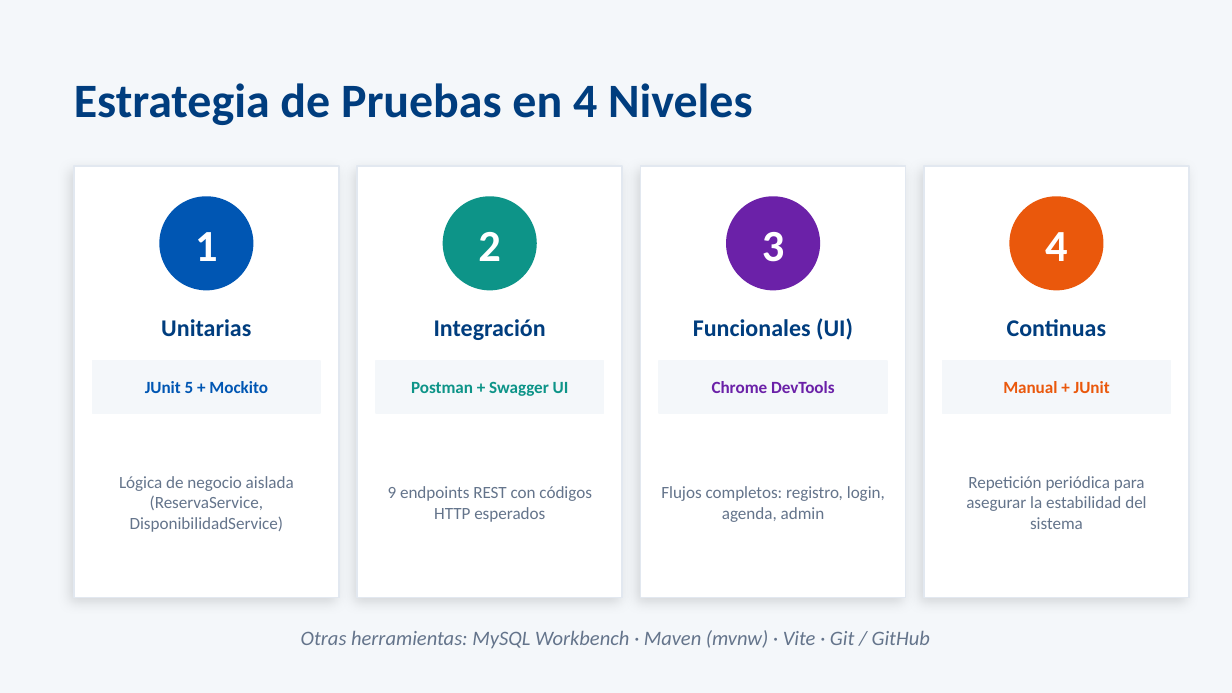
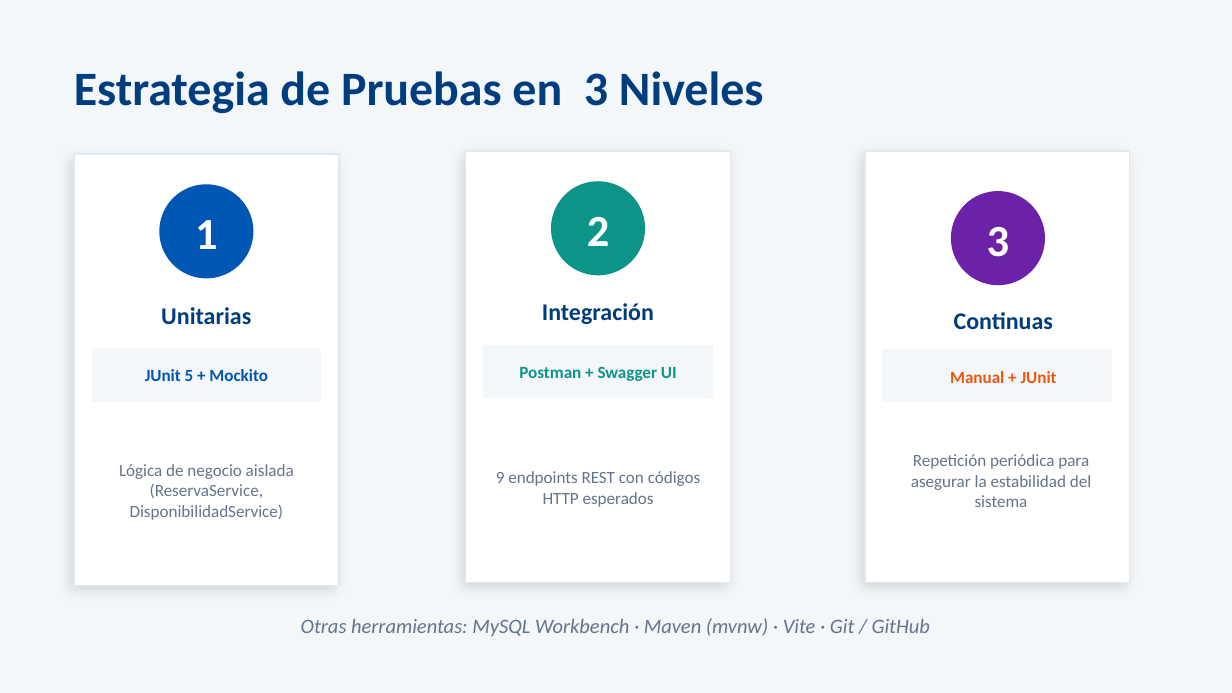
Before and after one commit to cristianoZarate/CFD-Servicios-de-limpieza, a slide deck: slide 5 of Documentación/EP3_Plan_de_Pruebas.pptx. Drawn at 1232x693 pixels with LibreOffice and Linux fonts; fonts in the diff are those of the drawing. Boxes give left, top, right and bottom in pixels: in the first picture for what was removed or moved away, otherwise in the second. Text is boxed around its words. In the diff, an @@ line names an element or a change of style, - is before the commit and + after.

```diff
--- a/Documentación/EP3_Plan_de_Pruebas.pptx
+++ b/Documentación/EP3_Plan_de_Pruebas.pptx
@@ text at (x1=74, y1=71, x2=763, y2=113): text changed @@
-Estrategia de Pruebas en 4 Niveles
+Estrategia de Pruebas en 3 Niveles
@@ rectangle moved from (x1=641, y1=166, x2=906, y2=598) to (x1=865, y1=152, x2=1130, y2=583) @@
@@ rectangle removed at (x1=924, y1=166, x2=1189, y2=598) @@
@@ text "3" moved from (x1=762, y1=232, x2=785, y2=262) to (x1=987, y1=227, x2=1010, y2=257) @@
@@ ellipse moved from (x1=727, y1=197, x2=819, y2=290) to (x1=951, y1=192, x2=1044, y2=285) @@
@@ ellipse removed at (x1=1010, y1=197, x2=1103, y2=290) @@
@@ text removed at (x1=1045, y1=232, x2=1068, y2=261) @@
-4
@@ text "Continuas" moved from (x1=1007, y1=319, x2=1106, y2=336) to (x1=954, y1=312, x2=1053, y2=329) @@
@@ text removed at (x1=693, y1=318, x2=853, y2=340) @@
-Funcionales (UI)
@@ 5 texts, 2 rectangles, 1 ellipse moved together from (x1=74, y1=166, x2=930, y2=649) to (x1=74, y1=154, x2=930, y2=637) @@
@@ 4 texts, 2 rectangles, 1 ellipse moved together from (x1=357, y1=166, x2=622, y2=598) to (x1=466, y1=152, x2=731, y2=583) @@
@@ rectangle moved from (x1=659, y1=361, x2=887, y2=413) to (x1=883, y1=350, x2=1111, y2=402) @@
@@ text "Manual + JUnit" moved from (x1=1003, y1=381, x2=1110, y2=393) to (x1=950, y1=371, x2=1057, y2=383) @@
@@ text removed at (x1=712, y1=381, x2=835, y2=393) @@
-Chrome DevTools
@@ rectangle removed at (x1=942, y1=361, x2=1170, y2=413) @@
@@ text "Repetición periódica para asegurar la ..." moved from (x1=966, y1=476, x2=1146, y2=529) to (x1=911, y1=454, x2=1091, y2=507) @@
@@ text removed at (x1=661, y1=486, x2=885, y2=522) @@
-Flujos completos: registro, login, agenda, admin
```
Also in this commit, not shown: 2 other slides changed, 1 slide removed.
